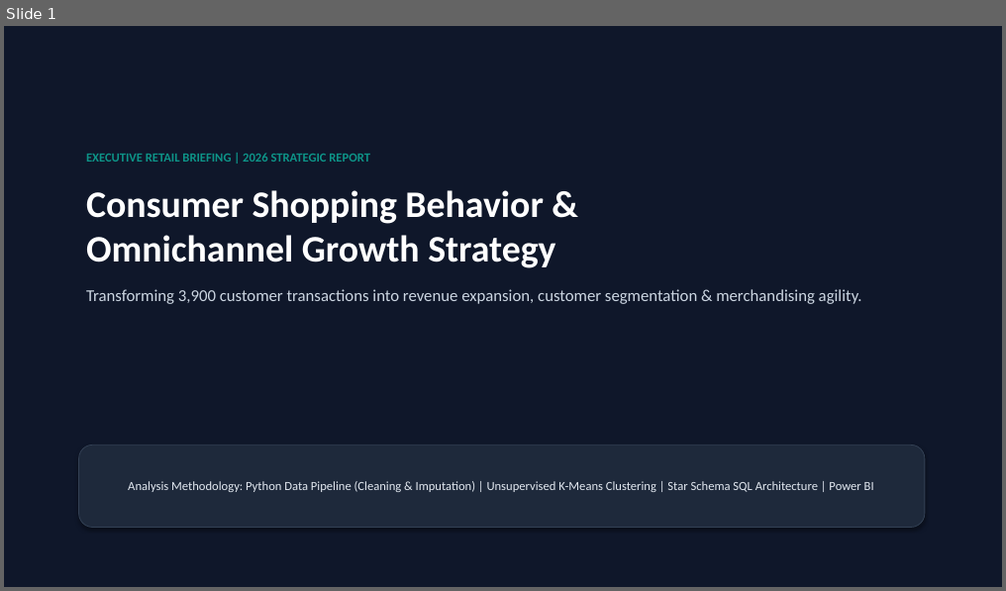
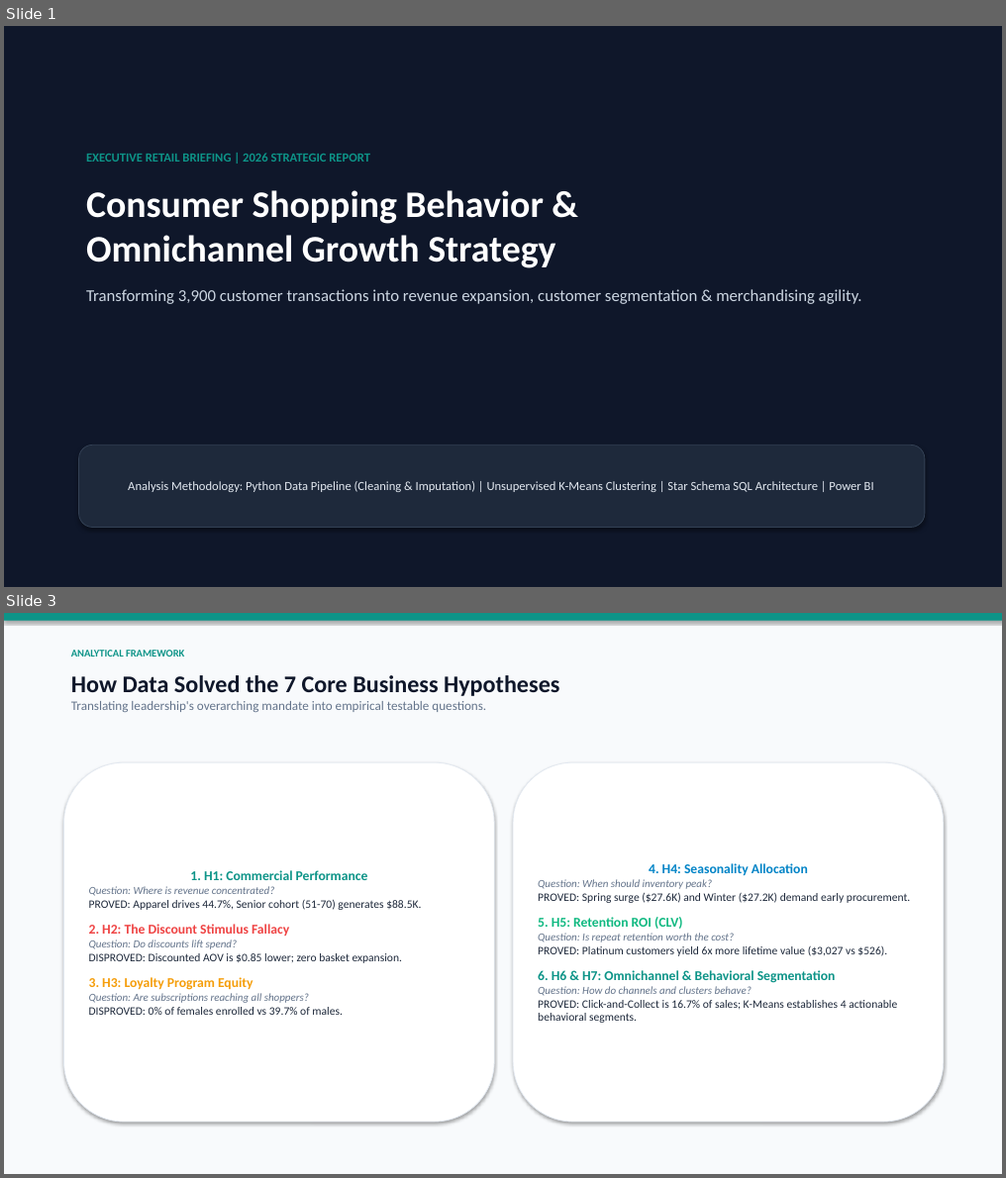
Before and after one commit to aladdin-dev0/retail-customer-behavior-analysis, a slide deck: reports/retail_customer_behavior_presentation.pptx. Shown one above the other, each under a label of ours: slide 1 before the commit, slides 1 and 3 after it; the slides between them are not shown. The pictures are 1006x591 and 1006x1178 pixels, drawn with LibreOffice and Linux fonts; fonts in the diff are those of the drawing. Boxes give left, top, right and bottom in pixels: in the first picture for what was removed or moved away, otherwise in the second. Text is boxed around its words. In the diff, an @@ line names an element or a change of style, - is before the commit and + after.

```diff
--- a/reports/retail_customer_behavior_presentation.pptx
+++ b/reports/retail_customer_behavior_presentation.pptx
@@ slide 3 added at bbox=[4, 613, 1002, 1174], background #FFFFFF @@
@@ rectangle added at bbox=[4, 613, 1002, 1174], fill #F8FAFC @@
@@ rectangle added at bbox=[4, 613, 1002, 621], fill #0D9488 @@
@@ text added at bbox=[71, 650, 184, 657], 10 pt, text #0D9488, bold @@
+ANALYTICAL FRAMEWORK
@@ text added at bbox=[71, 675, 559, 712], 12.5 pt, text #64748B @@
+How Data Solved the 7 Core Business Hypotheses
+Translating leadership's overarching mandate into empirical testable questions.
@@ rounded rectangle added at bbox=[63, 762, 494, 1122], fill #FFFFFF, outline #E2E8F0 0.75 pt, 11 pt, text #1E293B @@
+1. H1: Commercial Performance
+Question: Where is revenue concentrated?
+PROVED: Apparel drives 44.7%, Senior cohort (51-70) generates $88.5K.
+2. H2: The Discount Stimulus Fallacy
+Question: Do discounts lift spend?
+DISPROVED: Discounted AOV is $0.85 lower; zero basket expansion.
+3. H3: Loyalty Program Equity
+Question: Are subscriptions reaching all shoppers?
+DISPROVED: 0% of females enrolled vs 39.7% of males.
@@ rounded rectangle added at bbox=[513, 762, 944, 1122], fill #FFFFFF, outline #E2E8F0 0.75 pt, 11 pt, text #1E293B @@
+4. H4: Seasonality Allocation
+Question: When should inventory peak?
+PROVED: Spring surge ($27.6K) and Winter ($27.2K) demand early procurement.
+5. H5: Retention ROI (CLV)
+Question: Is repeat retention worth the cost?
+PROVED: Platinum customers yield 6x more lifetime value ($3,027 vs $526).
+6. H6 & H7: Omnichannel & Behavioral Segmentation
+Question: How do channels and clusters behave?
+PROVED: Click-and-Collect is 16.7% of sales; K-Means establishes 4 actionable behavioral segments.
```
Also in this commit, not shown: 7 slides changed, 1 other slide added, 2 slides removed, 1 other file.
